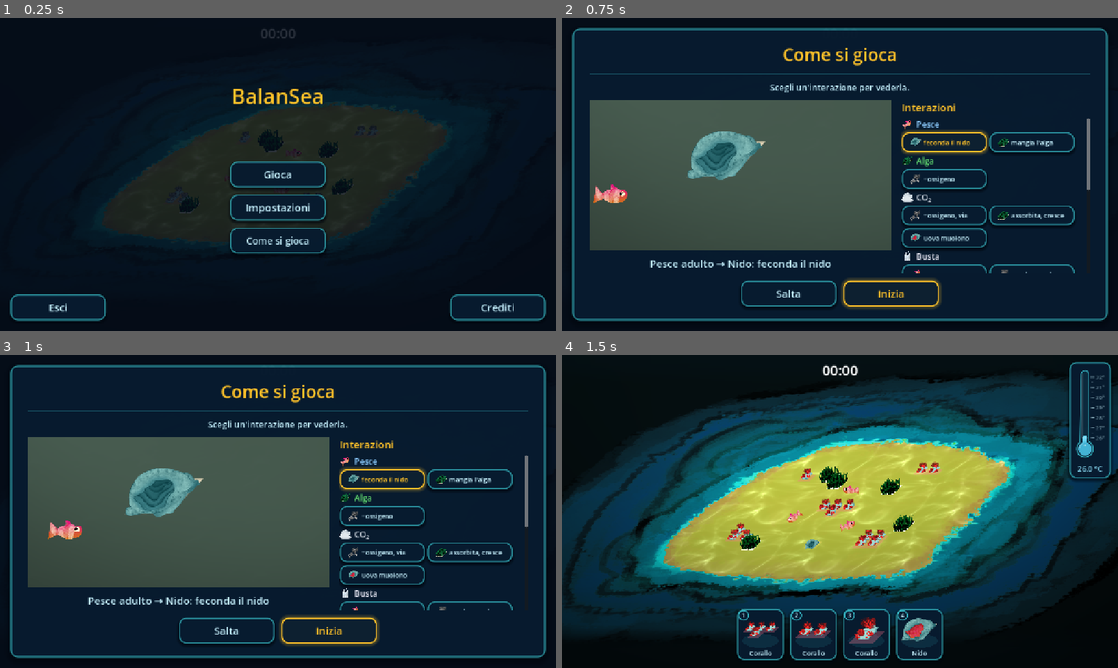
Above: before the commit, frames 1-4 (two rows, left to right).
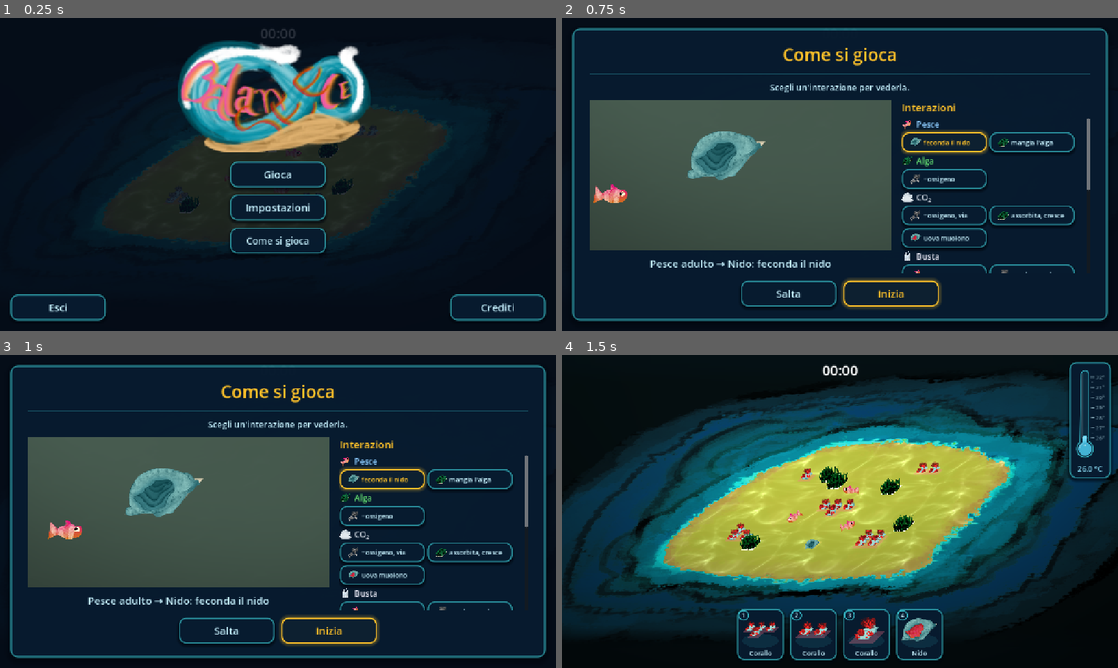
Above: after the commit, the same moments.

Repository: TakFog/rgj2026
Game: Godot game, scene res://main/main.tscn
Two runs of this game, one before a commit and one after it. Both use one fixed random seed, a clock stepped at 60 frames per second and the inputs below. Sound files missing from this copy of the repository are replaced by a short silence.
Inputs:
- Up to frame 1 (0.25 s): no input
- Up to frame 2 (0.75 s): click "Gioca" at 0.5 s
- Up to frame 3 (1 s): no input
- Up to frame 4 (1.5 s): click "Inizia" at 1.25 s

The runs differ from the first frame. In frame 1, 9.4% of the frame differs, in the area x 32-67%, y 7-43%; in frame 2, nothing differs; in frame 3, nothing differs; in frame 4, nothing differs.

Commit message:
Show the painted logo on the main menu title

Diff:
--- a/ui/b_main_menu.gd
+++ b/ui/b_main_menu.gd
@@ -7,11 +7,13 @@
 
 const BUTTON_SIZE := SeaStyle.BUTTON_SIZE
 const SCREEN_MARGIN := 24.0
-const TITLE_HEIGHT := 80.0
+## The title screen shows the painted logo instead of the game name.
+const LOGO_TEXTURE: Texture2D = preload("res://assets/ui/logo.png")
+const LOGO_HEIGHT := 260.0
 const TITLE_Y_FRACTION := 0.25
 
-## Player-facing name and credits, kept in one place so the title screen and
-## the credits panel cannot drift apart.
+## Player-facing name and credits, kept in one place so the credits panel and
+## the rest of the UI cannot drift apart.
 const GAME_TITLE := "BalanSea"
 const CREDITS_TEXT := "Un gestionale di barriera corallina.\nSviluppato durante la Rome Game Jam 2026 a tema SUBIRE.\n\nFlavio De Benedictis — Developer\nLorenzo Patané — Developer\nMaria Elena Papale — Artist\nMateusz Kulesza — Music, Developer"
 
@@ -85,21 +87,23 @@
 	panel.set_anchors_and_offsets_preset(Control.PRESET_FULL_RECT)
 	panel.mouse_filter = Control.MOUSE_FILTER_IGNORE
 
-	# Title across the full width, vertically centred on 1/4 of the screen.
-	var title := Label.new()
-	title.text = GAME_TITLE
-	SeaStyle.style_title(title, SeaStyle.HERO_TITLE_FONT_SIZE)
-	title.vertical_alignment = VERTICAL_ALIGNMENT_CENTER
-	title.mouse_filter = Control.MOUSE_FILTER_IGNORE
-	panel.add_child(title)
-	title.anchor_left = 0.0
-	title.anchor_right = 1.0
-	title.anchor_top = TITLE_Y_FRACTION
-	title.anchor_bottom = TITLE_Y_FRACTION
-	title.offset_left = 0.0
-	title.offset_right = 0.0
-	title.offset_top = -TITLE_HEIGHT * 0.5
-	title.offset_bottom = TITLE_HEIGHT * 0.5
+	# Logo across the full width, vertically centred on 1/4 of the screen.
+	var logo := TextureRect.new()
+	logo.name = "Logo"
+	logo.texture = LOGO_TEXTURE
+	logo.expand_mode = TextureRect.EXPAND_IGNORE_SIZE
+	logo.stretch_mode = TextureRect.STRETCH_KEEP_ASPECT_CENTERED
+	logo.texture_filter = CanvasItem.TEXTURE_FILTER_LINEAR_WITH_MIPMAPS
+	logo.mouse_filter = Control.MOUSE_FILTER_IGNORE
+	panel.add_child(logo)
+	logo.anchor_left = 0.0
+	logo.anchor_right = 1.0
+	logo.anchor_top = TITLE_Y_FRACTION
+	logo.anchor_bottom = TITLE_Y_FRACTION
+	logo.offset_left = 0.0
+	logo.offset_right = 0.0
+	logo.offset_top = -LOGO_HEIGHT * 0.5
+	logo.offset_bottom = LOGO_HEIGHT * 0.5
 
 	# Play, centred both horizontally and vertically.
 	var play_btn := _button("Gioca")
Binary file added: assets/ui/logo.png
Not shown, added: assets/ui/logo.png.import
